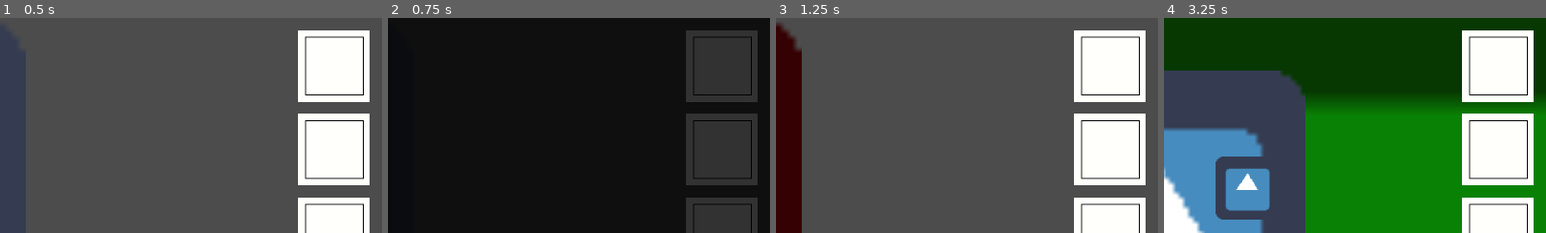
Above: before the commit, frames 1-4 (left to right).
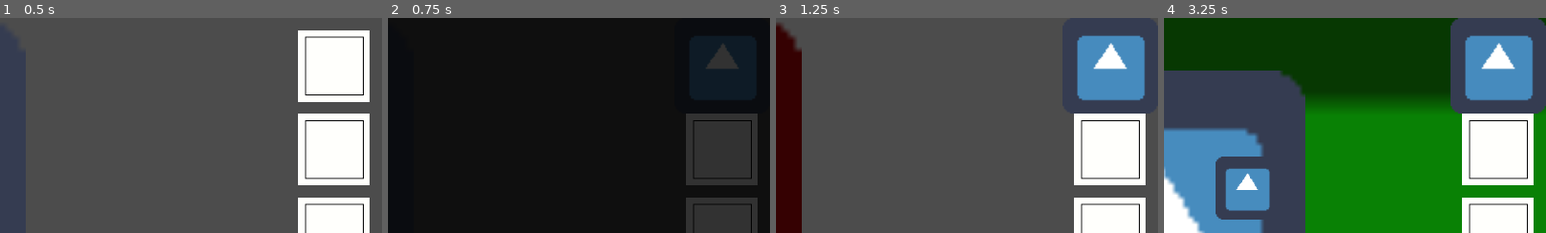
Above: after the commit, the same moments.

Repository: bemain/game-jam-2022w8
Game: Godot game, scene res://World.tscn
Same seed, same stepped clock (60 frames per second), same inputs: the game is played once before the commit and once after it. The engine's default icon, where the game draws it, is replaced by a stand-in: a white triangle on a blue panel in a dark square.
Inputs (mouse positions are % of the whole screen's width and height, from its top left):
- Up to frame 1 (0.5 s): no input
- Up to frame 2 (0.75 s): tap Enter at 0.5 s; move the mouse to (24, 33) at 0.52 s; hold Right (ui_right) from 0.53 s (still down); click (24, 33) at 0.67 s
- Up to frame 3 (1.25 s): keep holding Right (ui_right)
- Up to frame 4 (3.25 s): move the mouse to (30, 55) at 1.27 s; release Right (ui_right) at 1.28 s; hold Down (ui_down) 1.28-2.03 s; tap Space at 2 s; move the mouse to (60, 28) at 2.02 s; hold Right (ui_right) from 2.03 s (still down); move the mouse to (16, 25) at 2.77 s; click (16, 25) at 2.92 s
The pictures show only the part of the screen within x 50-100%, y 0-50%; the shares and areas given below are measured in that part.

Frame 1 is identical in both runs. In frame 2, 5.4% of the frame differs, in the area x 78-97%, y 5-40%; in frame 3, 5.8%; in frame 4, 11%, in the area x 75-100%, y 0-45%.

Commit message:
inv shows item on pickup

Diff:
--- a/Inventory.gd
+++ b/Inventory.gd
@@ -46,5 +46,6 @@
 	print("inv update")
 	var i = 1
 	for v in Gamestate.inventory_items:
-		print(v)
-		#get_node("Inv%s/Item%s" % [i,i]).texture = get_node(v).texture
+		var inv_node = get_node("Inv%s/Item%s" % [i,i])
+		var item_texture = Gamestate.items[v].get_node("Sprite").texture
+		inv_node.texture = item_texture
